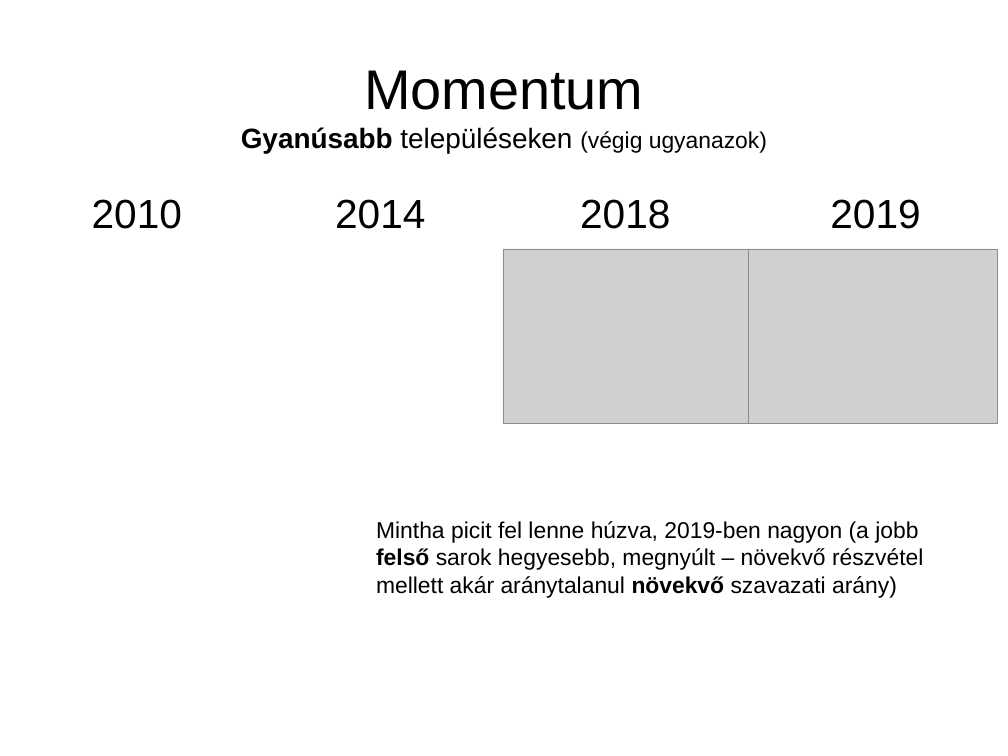
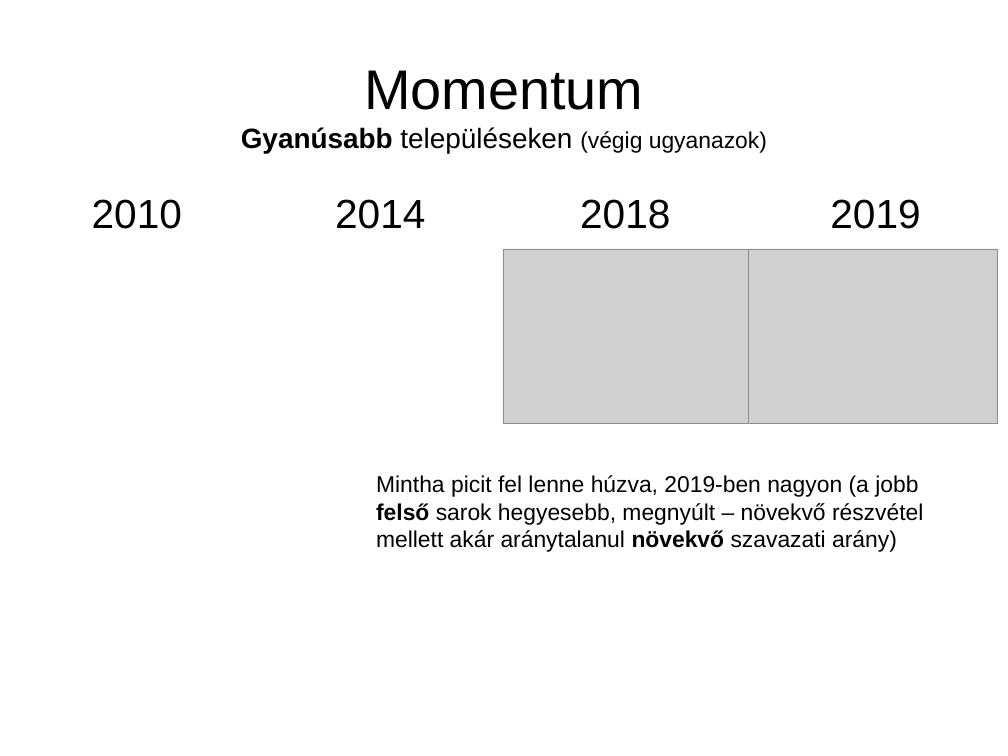
Before and after one commit to brezniczky/ep_elections_2019_hun, a slide deck: slide 21 of slides/hun/EDITED VERSION A 2018-2019-es választásokról dióhéjban.pptx. Drawn at 1008x756 pixels with LibreOffice and Linux fonts; fonts in the diff are those of the drawing; grey boxes stand for pictures. Boxes give left, top, right and bottom in pixels: in the first picture for what was removed or moved away, otherwise in the second. Text is boxed around its words. In the diff, an @@ line names an element or a change of style, - is before the commit and + after.

```diff
--- a/slides/hun/EDITED VERSION A 2018-2019-es választásokról dióhéjban.pptx
+++ b/slides/hun/EDITED VERSION A 2018-2019-es választásokról dióhéjban.pptx
@@ text "Mintha picit fel lenne húzva, ...": place and size @@
-text "Mintha picit fel lenne húzva, ..." at [376,521,923,598]
+text "Mintha picit fel lenne húzva, ..." at [376,475,923,552]
```
Also in this commit, not shown: 10 other slides changed.
